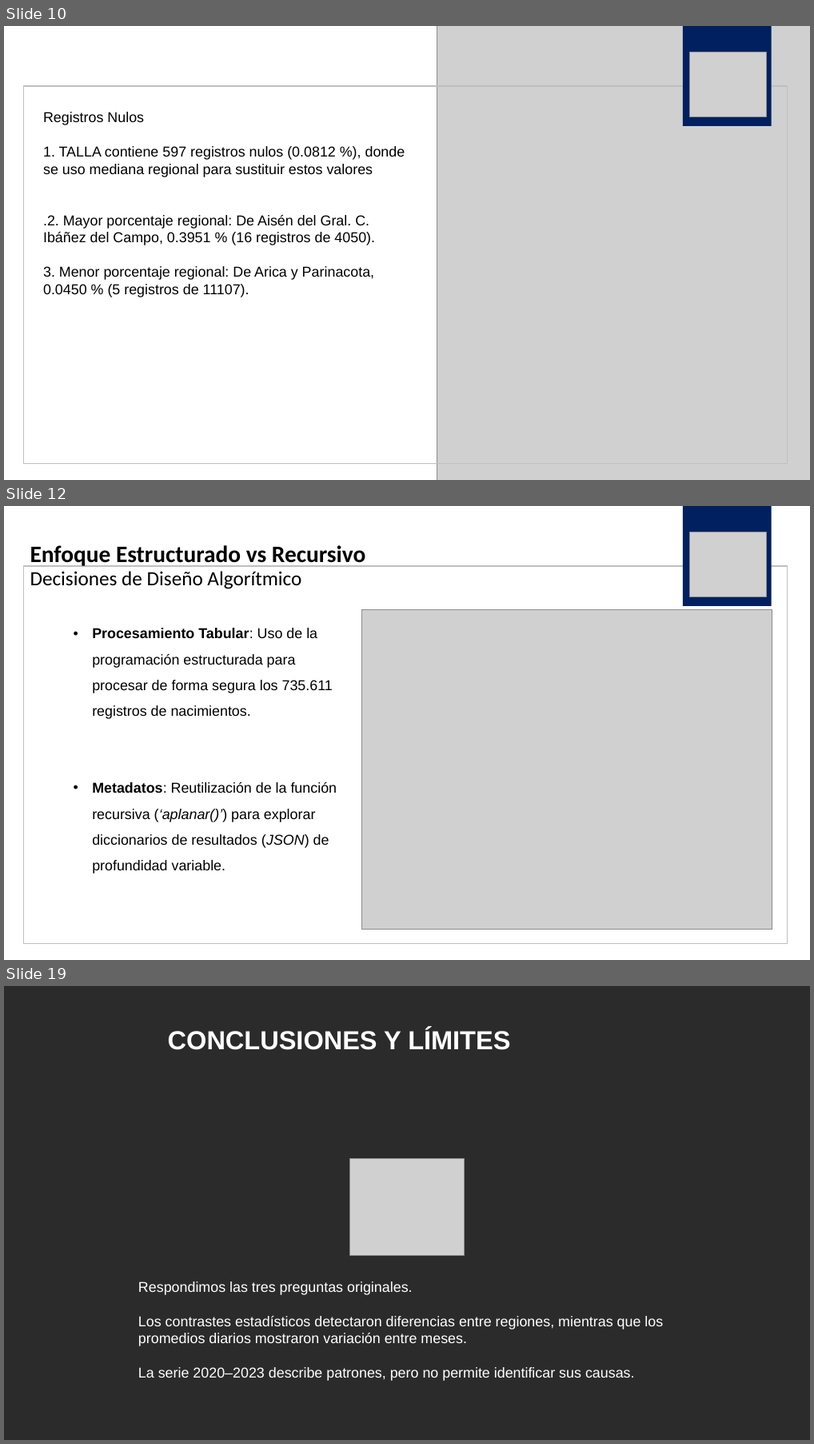
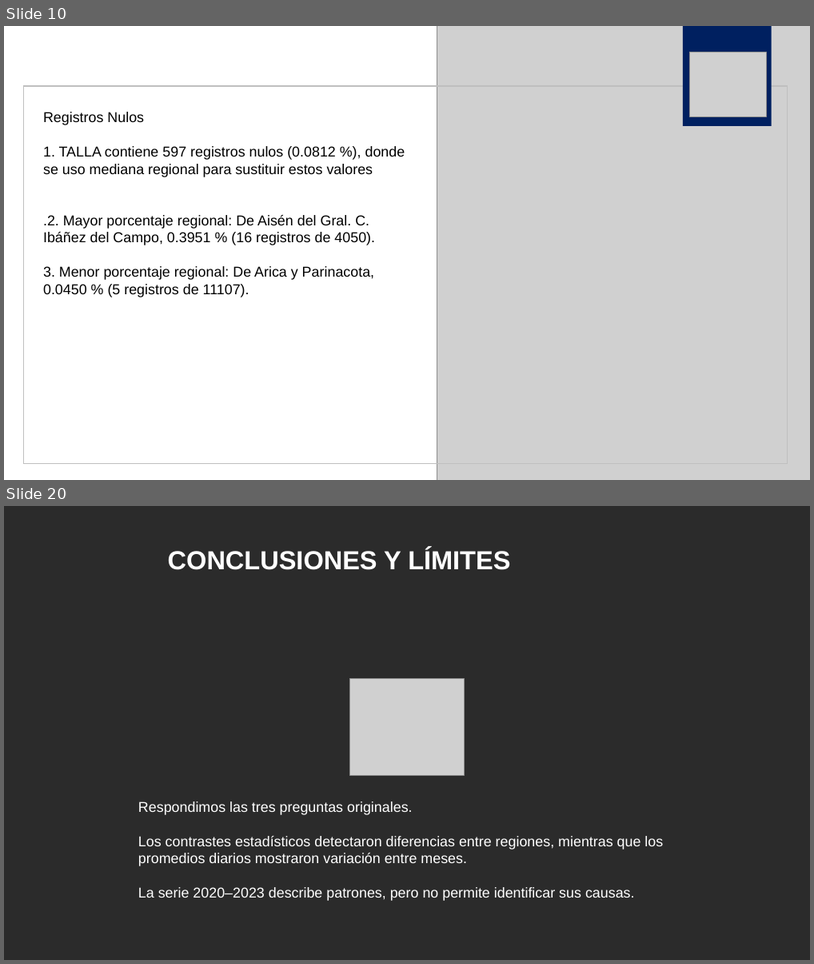
Before and after one commit to jorgealtamiranonavarrete-art/proyecto-grupo2, a slide deck: F4/f4_presentacion_grupo2.pptx. Shown one above the other, each under a label of ours: slides 10, 12 and 19 before the commit, slides 10 and 20 after it; the slides between them are not shown. The pictures are 814x1444 and 814x964 pixels, drawn with LibreOffice and Linux fonts; fonts in the diff are those of the drawing; grey boxes stand for pictures; background and template pictures are left out; a plain dark background stands for a picture behind light text. Boxes give left, top, right and bottom in pixels: in the first picture for what was removed or moved away, otherwise in the second. Text is boxed around its words. In the diff, an @@ line names an element or a change of style, - is before the commit and + after.

```diff
--- a/F4/f4_presentacion_grupo2.pptx
+++ b/F4/f4_presentacion_grupo2.pptx
@@ slide 12 removed at box(4, 506, 810, 960), background #FFFFFF @@
@@ rectangle removed at box(683, 506, 772, 606) @@
@@ title removed at box(30, 545, 366, 589) @@
-Enfoque Estructurado vs Recursivo
-Decisiones de Diseño Algorítmico
@@ picture removed at box(690, 532, 767, 596) @@
@@ rectangle removed at box(24, 566, 788, 943) @@
@@ picture removed at box(362, 610, 774, 929) @@
@@ text removed at box(92, 628, 338, 873) @@
-• Procesamiento Tabular: Uso de la programación estructurada para procesar de forma segura los 735.611 registros de nacimientos.
-• Metadatos: Reutilización de la función recursiva (‘aplanar()’) para explorar diccionarios de resultados (JSON) de profundidad variable.
@@ what was slide 19 is now slide 20 @@
```
Also in this commit, not shown: 2 slides changed, 4 slides added, 2 other slides removed, 1 other file.
